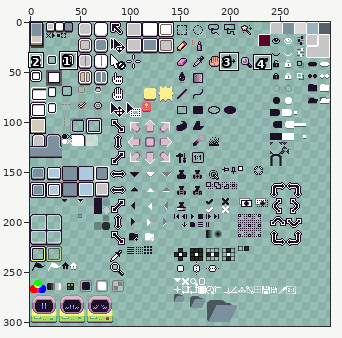
Sprite sheet -- sheet.png. Above, an overview of the earlier version with the close-up marked.
Close-up. The starting point:
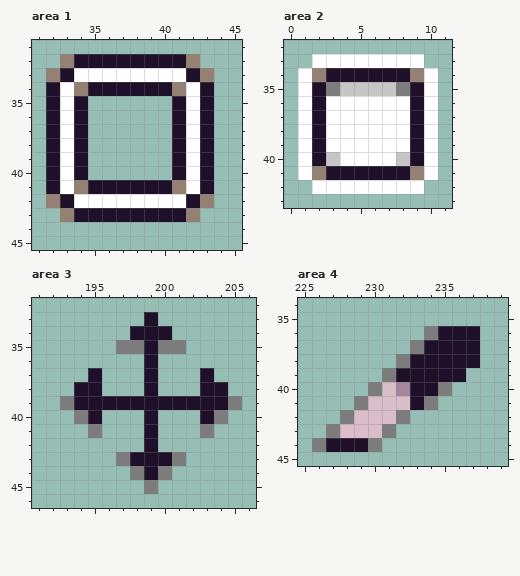
The file is 300x304 pixels. Pixels under 10% opacity are left out. Colours within 5 levels of each other are drawn and written as one. Shown: area 1: x 31..45, y 31..45; area 2: x 0..11, y 32..43; area 3: x 191..206, y 32..46; area 4: x 225..239, y 34..45. The commit also changed other parts of the picture, which this record leaves out.
The result:
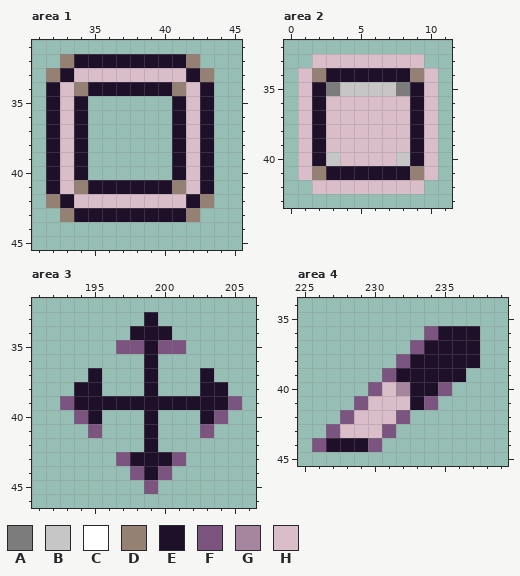
Palette (. is transparent): A #7c7c7c  B #c6c6c6  C #ffffff  D #958174  E #1f102a  F #7b5480  G #a6859f  H #d9bdc8
From old to new:
--- area 1
@@ x 31..45 @@
 32 ..DEEEEEEEED...
-33 .DECCCCCCCCED..
-34 .ECDEEEEEEDCE..
-35 .ECE......ECE..
-36 .ECE......ECE..
-37 .ECE......ECE..
-38 .ECE......ECE..
-39 .ECE......ECE..
-40 .ECE......ECE..
-41 .ECDEEEEEEDCE..
-42 .DECCCCCCCCED..
+33 .DEHHHHHHHHED..
+34 .EHDEEEEEEDHE..
+35 .EHE......EHE..
+36 .EHE......EHE..
+37 .EHE......EHE..
+38 .EHE......EHE..
+39 .EHE......EHE..
+40 .EHE......EHE..
+41 .EHDEEEEEEDHE..
+42 .DEHHHHHHHHED..
 43 ..DEEEEEEEED...
--- area 2
@@ x 0..11 @@
 32 ............
-33 ..CCCCCCCC..
-34 .CDEEEEEEDC.
-35 .CEABBBBAEC.
-36 .CECCCCCCEC.
-37 .CECCCCCCEC.
-38 .CECCCCCCEC.
-39 .CECCCCCCEC.
-40 .CEBCCCCBEC.
-41 .CDEEEEEEDC.
-42 ..CCCCCCCC..
+33 ..HHHHHHHH..
+34 .HDEEEEEEDH.
+35 .HEABBBBAEH.
+36 .HEHHHHHHEH.
+37 .HEHHHHHHEH.
+38 .HEHHHHHHEH.
+39 .HEHHHHHHEH.
+40 .HEBHHHHBEH.
+41 .HDEEEEEEDH.
+42 ..HHHHHHHH..
 43 ............
--- area 3
@@ x 195..203 @@
 34 ...EEE...
-35 ..AAEAA..
+35 ..FFEFF..
 36 ....E....
@@ x 191..206 @@
 38 ...EE...E...EE..
-39 ..AEEEEEEEEEEEA.
-40 ...AE...E...EA..
-41 ....A...E...A...
+39 ..FEEEEEEEEEEEF.
+40 ...FE...E...EF..
+41 ....F...E...F...
 42 ........E.......
-43 ......AEEEA.....
-44 .......AEA......
-45 ........A.......
+43 ......FEEEF.....
+44 .......FEF......
+45 ........F.......
 46 ................
--- area 4
@@ x 225..239 @@
 35 ...............
-36 .........AEEE..
-37 ........AEEEE..
-38 .......AEEEEE..
-39 ......AEEEEE...
-40 .....AHGEEA....
-41 ....AHHHEA.....
-42 ...AHHHA.......
-43 ..AHHHA........
-44 .AEEEA.........
+36 .........FEEE..
+37 ........FEEEE..
+38 .......FEEEEE..
+39 ......FEEEEE...
+40 .....FHGEEF....
+41 ....FHHHEF.....
+42 ...FHHHF.......
+43 ..FHHHF........
+44 .FEEEF.........
 45 ...............
